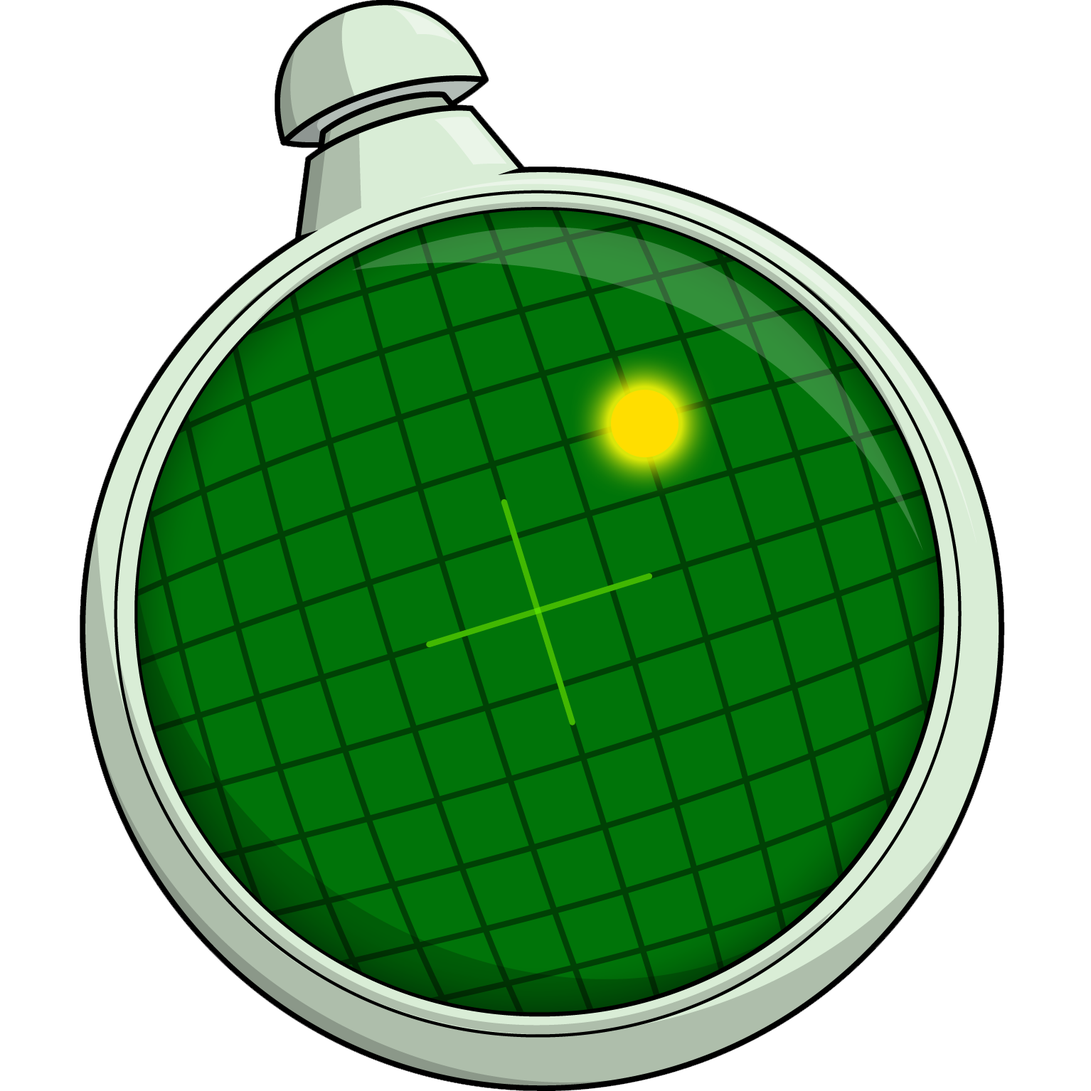
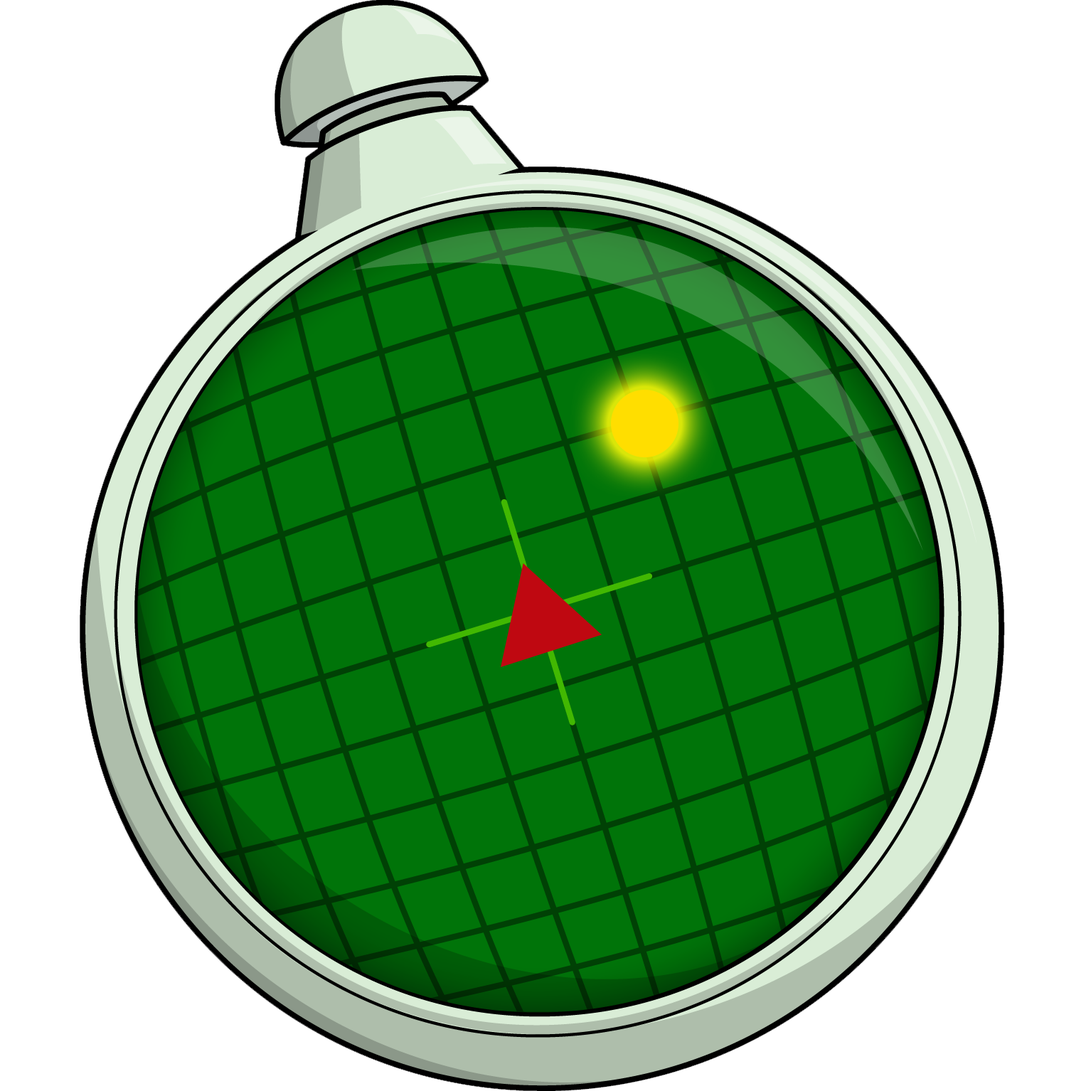
Layered file, before and after one edit (1091×1091). Changes by layer:
added layer "Polígono 1" above "Capa 1" over [500, 563, 602, 668]
